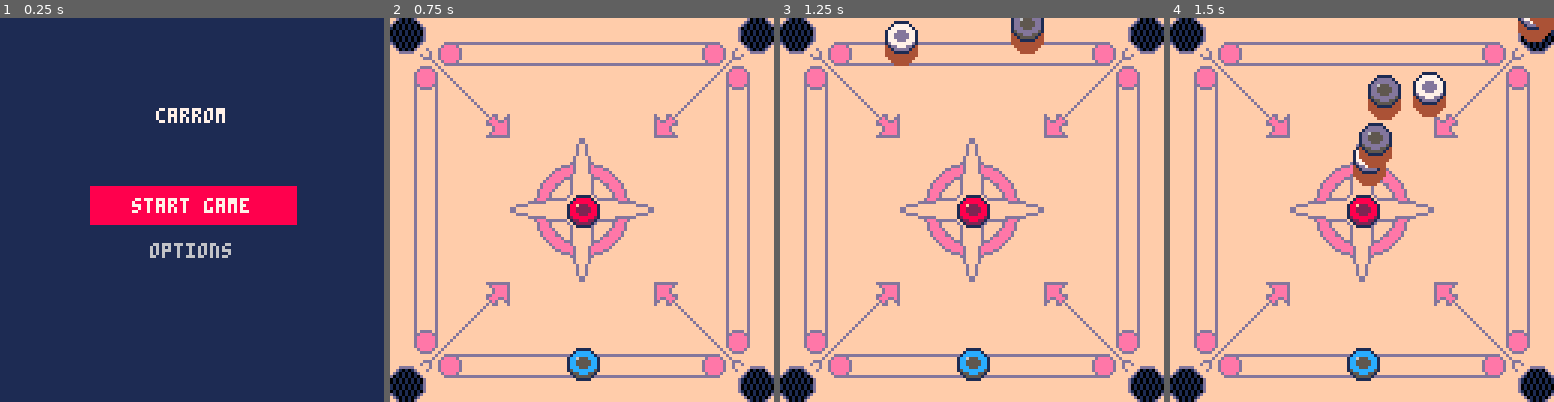
Above: before the commit, frames 1-4 (left to right).
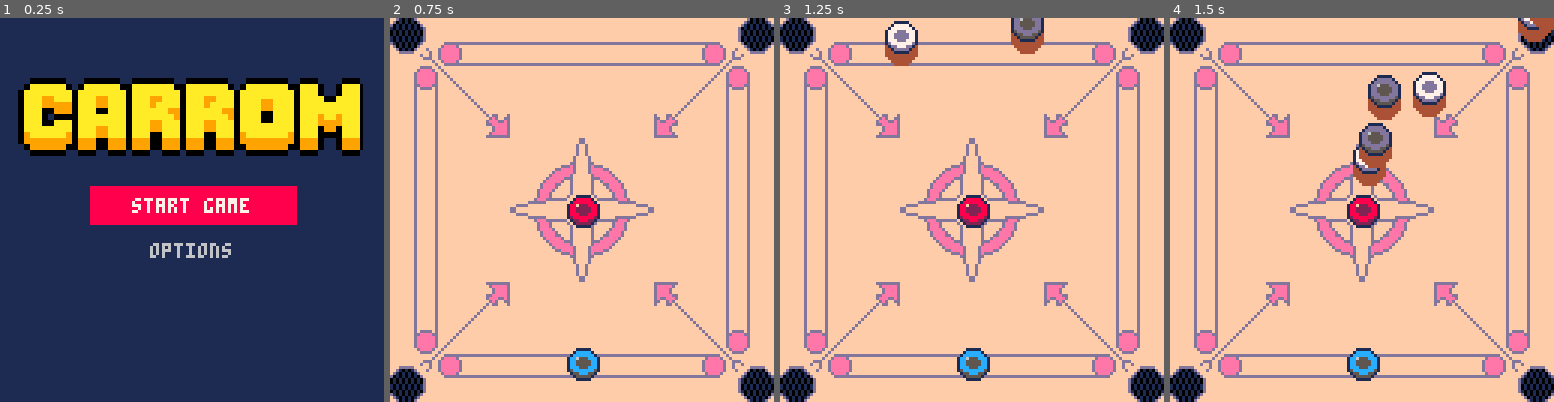
Above: after the commit, the same moments.

Repository: emonizaz3/carrom_pico8
Game: PICO-8 cartridge carrom-0.4v.p8
The game is run twice, just before and just after one commit, with the same random seed, the same clock (stepped at 60 frames per second) and the same inputs.
Inputs:
- Up to frame 1 (0.25 s): no input
- Up to frame 2 (0.75 s): tap X (X key) at 0.33 s; tap O (Z key) at 0.7 s
- Up to frame 3 (1.25 s): tap X (X key) at 1.07 s
- Up to frame 4 (1.5 s): no input

The runs differ from the first frame. In frame 1, 17% of the frame differs, in the area x 4-95%, y 15-36%; in frame 2, nothing differs; in frame 3, nothing differs; in frame 4, nothing differs.

Commit message:
title update

Diff:
--- a/carrom-0.4v.p8
+++ b/carrom-0.4v.p8
@@ -87,8 +87,8 @@
 	end
 	aim={r=20.5,c=8,ang=90,speed=0,accel=0.3,friction=0.1}
 	arrow_pause=3
-	p1 = {name="Player 1",score=0,piece='white'}
-	p2 = {name="Player 2",score=0,piece='black', is_ai=true}
+	p1 = {name="Player 1",score=0,piece='white',is_ai=false}
+	p2 = {name="Player 2",score=0,piece='black',is_ai=true}
 	p_turn = p1
 	pieces_pocketed_this_turn = 0
 	pocketed_in_turn = {}
@@ -143,12 +143,7 @@
             stri.ani_progress = 0
             stri.ani = true
             stri.inhole = false
-            if #p_white_pocketed >= 9 or #p_black_pocketed >= 9 then
-                game_state = "game_over"
-                -- victory sound (make sure sfx 6 exists or change ID)
-            else
-                switch_player()
-            end
+            switch_player()
         end
     end
 end
@@ -210,7 +205,11 @@
 	local title = "carrom"
 	local x = 64 - (#title*4)/2
 	print(title, x, 30, 7)
-
+	palt(0,false)
+	palt(1,true)
+	sspr(0,102,115,26,64-115/2,20)
+	palt(0,true)
+	palt(1,false)
 	local c1, c2 = 6, 6
 	local cursor_y = 0
 
@@ -718,7 +717,10 @@
 		active_list = p_black
 		pocketed_list = p_black_pocketed
 	end
-
+	--game over logic
+	if p_red.inhole and not stri.inhole and (#p_white_pocketed >= 9 or #p_black_pocketed >= 9) then
+		game_state = "game_over"
+	end
 	-- If all 9 of their pieces are pocketed but the red piece is still on the board, it's a foul.
 	if #active_list == 0 and not p_red.inhole then
 		is_foul = true
@@ -777,6 +779,7 @@
 			red_needs_confirmation = false
 		end
 	end
+	--game over check
 
 	-- 4. Switch player if they didn't succeed OR if they committed any foul
 	if not player_succeeded_this_turn or is_foul then
Not shown, changed: 41 lines of the sprite sheet (__gfx__) section of carrom-0.4v.p8
